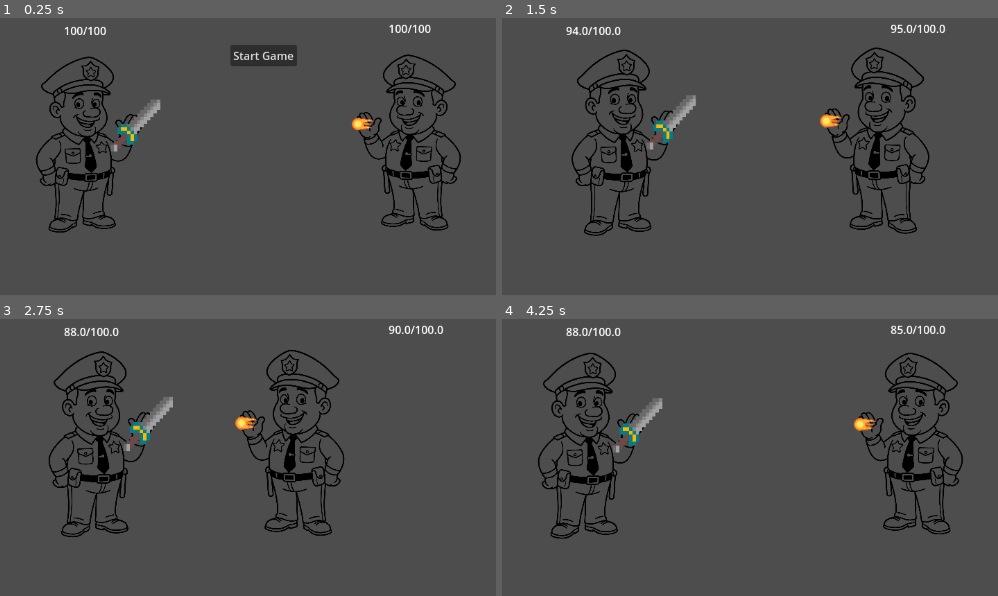
Above: before the commit, frames 1-4 (two rows, left to right).
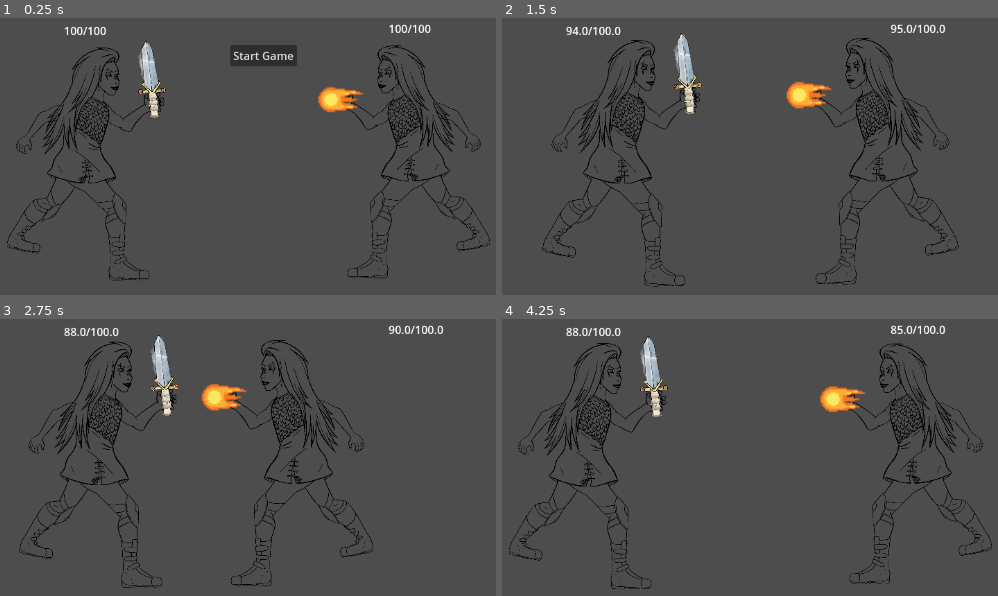
Above: after the commit, the same moments.

Repository: cncptpr/balance-your-character
Game: Godot game, scene res://game.tscn
Two runs of this game, one before a commit and one after it. Both use one fixed random seed, a clock stepped at 60 frames per second and the inputs below.
Inputs:
- Up to frame 1 (0.25 s): no input
- Up to frame 2 (1.5 s): click "Start Game" at 0.5 s
- Up to frame 3 (2.75 s): no input
- Up to frame 4 (4.25 s): no input

The runs differ from the first frame. In frame 1, 9.5% of the frame differs, in the area x 1-99%, y 8-95%; in frame 2, 10%; in frame 3, 10%, in the area x 3-76%, y 5-98%; in frame 4, 9.9%.

Commit message:
add sprites from artists

Diff:
--- a/equipment/sword/sword.tscn
+++ b/equipment/sword/sword.tscn
@@ -1,8 +1,8 @@
 [gd_scene load_steps=4 format=3 uid="uid://gvdf1sea6l68"]
 
 [ext_resource type="Script" uid="uid://mfry583r7g87" path="res://equipment/sword/sword.gd" id="1_rieah"]
-[ext_resource type="Texture2D" uid="uid://bois2ets6ks5w" path="res://assets/sword/sprite_2.png" id="2_13tit"]
 [ext_resource type="Resource" uid="uid://c748o4386x8ek" path="res://equipment/sword/sword-stats.tres" id="2_dwmow"]
+[ext_resource type="Texture2D" uid="uid://dtqbhate1xkgk" path="res://assets/CL_CryptoniteSword.png" id="3_dwmow"]
 
 [node name="Sword" type="Node2D"]
 script = ExtResource("1_rieah")
@@ -10,5 +10,6 @@
 metadata/_custom_type_script = "uid://bo1i0lv8dti7f"
 
 [node name="Sprite2D" type="Sprite2D" parent="."]
-scale = Vector2(0.395833, 0.395833)
-texture = ExtResource("2_13tit")
+position = Vector2(17, -31)
+scale = Vector2(0.251953, 0.268555)
+texture = ExtResource("3_dwmow")
--- a/figth_scene.tscn
+++ b/figth_scene.tscn
@@ -1,7 +1,8 @@
-[gd_scene load_steps=6 format=3 uid="uid://coirn3vq5h333"]
+[gd_scene load_steps=7 format=3 uid="uid://coirn3vq5h333"]
 
 [ext_resource type="Script" uid="uid://djee81mkeqvx0" path="res://scene.gd" id="1_nxogm"]
 [ext_resource type="PackedScene" uid="uid://cjeq7hygogjmc" path="res://player.tscn" id="2_3253y"]
+[ext_resource type="Texture2D" uid="uid://bcmlldomyn5v4" path="res://assets/LN_Fighter.png" id="3_jyicl"]
 [ext_resource type="PackedScene" uid="uid://gvdf1sea6l68" path="res://equipment/sword/sword.tscn" id="3_pdg6h"]
 [ext_resource type="PackedScene" uid="uid://02iethx8s0lv" path="res://equipment/fireball/fireball.tscn" id="4_exjn7"]
 [ext_resource type="PackedScene" uid="uid://di1qy5nkg08ky" path="res://equipment/plank/plank.tscn" id="5_nhxt3"]
@@ -12,7 +13,14 @@
 [node name="Player1" parent="." instance=ExtResource("2_3253y")]
 position = Vector2(365, 476)
 
+[node name="Sprite2D" parent="Player1/Appearance" index="0"]
+texture = ExtResource("3_jyicl")
+flip_h = true
+
 [node name="Sword" parent="Player1/Appearance/Sprite2D/Inventory" index="0" instance=ExtResource("3_pdg6h")]
+position = Vector2(35, -49.4178)
+rotation = -0.844739
+scale = Vector2(0.365, 0.365)
 
 [node name="Plank" parent="Player1/Appearance/Sprite2D/Inventory" index="1" instance=ExtResource("5_nhxt3")]
 
@@ -25,7 +33,13 @@
 [node name="Appearance" parent="Player2" index="0"]
 scale = Vector2(-1, 1)
 
+[node name="Sprite2D" parent="Player2/Appearance" index="0"]
+texture = ExtResource("3_jyicl")
+flip_h = true
+
 [node name="Fireball" parent="Player2/Appearance/Sprite2D/Inventory" index="0" instance=ExtResource("4_exjn7")]
+position = Vector2(27, -32.2609)
+scale = Vector2(2, 2)
 
 [node name="Label" parent="Player2" index="1"]
 metadata/_edit_use_anchors_ = true
--- a/player.tscn
+++ b/player.tscn
@@ -1,8 +1,8 @@
 [gd_scene load_steps=18 format=3 uid="uid://cjeq7hygogjmc"]
 
 [ext_resource type="Script" uid="uid://j366t82utj4u" path="res://player.gd" id="1_rkbax"]
-[ext_resource type="Texture2D" uid="uid://c6klu6m2ctb" path="res://assets/man_stolen.png" id="2_g1dw6"]
 [ext_resource type="Resource" uid="uid://xc1rshvkbyc4" path="res://player/base_player_stats.tres" id="2_i3pqv"]
+[ext_resource type="Texture2D" uid="uid://bcmlldomyn5v4" path="res://assets/LN_Fighter.png" id="3_i3pqv"]
 
 [sub_resource type="Animation" id="Animation_i3pqv"]
 resource_name = "Attack"
@@ -157,7 +157,8 @@
 [node name="Sprite2D" type="Sprite2D" parent="Appearance"]
 position = Vector2(0, -136)
 scale = Vector2(0.216295, 0.216295)
-texture = ExtResource("2_g1dw6")
+texture = ExtResource("3_i3pqv")
+flip_h = true
 
 [node name="Inventory" type="Node2D" parent="Appearance/Sprite2D"]
 position = Vector2(295.892, -122.662)
Binary file added: assets/CL_CryptoniteSword.png
Not shown, added: assets/CL_CryptoniteSword.png.import
Binary file added: assets/LN_Fighter.png
Not shown, added: assets/LN_Fighter.png.import
